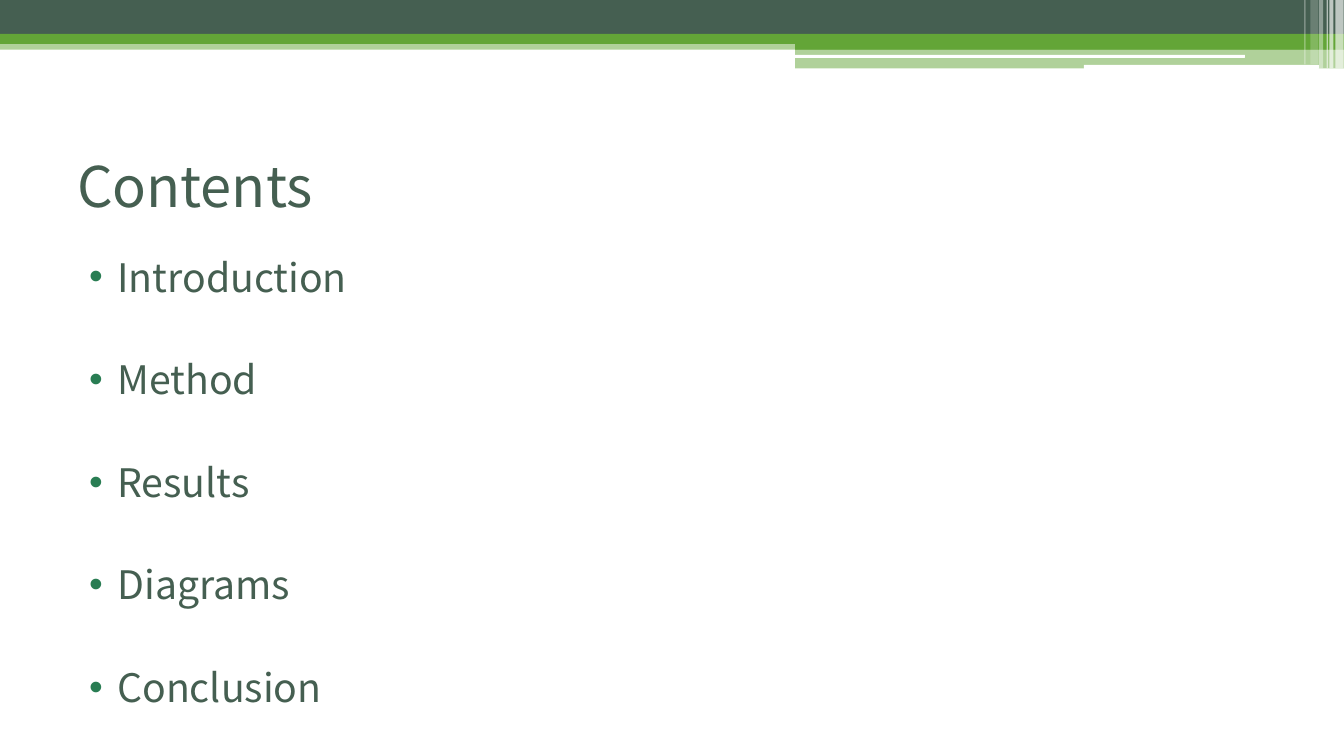
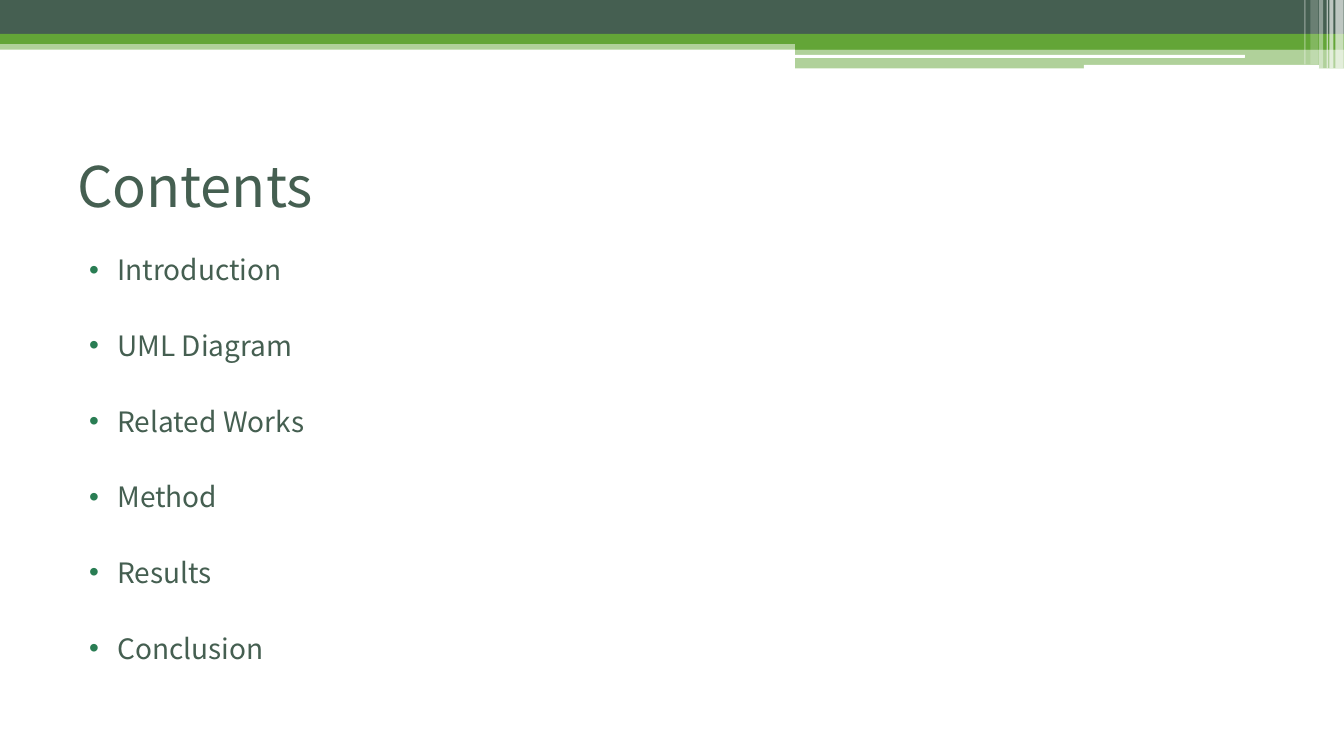
Before and after one commit to lsh0107/2022capstone2, a slide deck: slide 2 of 2019110633 이상혁 발표.pptx. Drawn at 1344x756 pixels with LibreOffice and Linux fonts; fonts in the diff are those of the drawing. Boxes give left, top, right and bottom in pixels: in the first picture for what was removed or moved away, otherwise in the second. Text is boxed around its words. In the diff, an @@ line names an element or a change of style, - is before the commit and + after.

Commit message:
presentation updated

```diff
--- a/2019110633 이상혁 발표.pptx
+++ b/2019110633 이상혁 발표.pptx
@@ text at bbox=[117, 257, 281, 660]: size 28 to 20 pt in "Introduction", "Method", "Results", "Conclusion" @@
@@ text at bbox=[117, 334, 304, 433]: paragraphs added @@
+• UML Diagram
+• Related Works
@@ text at bbox=[117, 568, 290, 609]: paragraph removed @@
-• Diagrams
```
Also in this commit, not shown: 2 other slides changed, 4 slides added, 3 slides removed.
